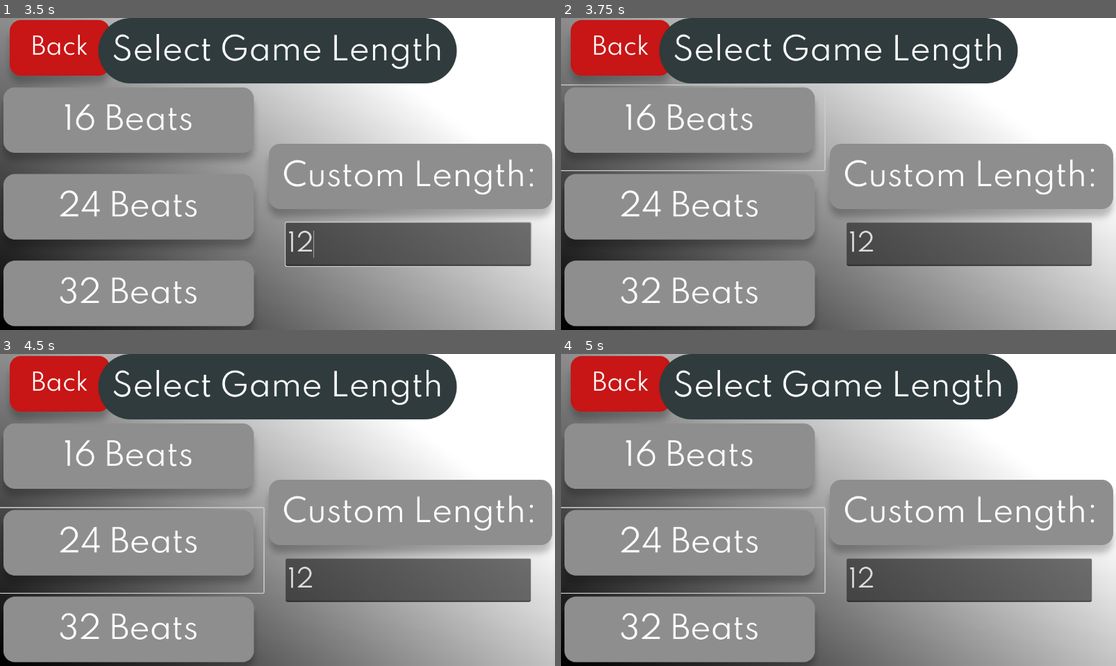
Above: before the commit, frames 1-4 (two rows, left to right).
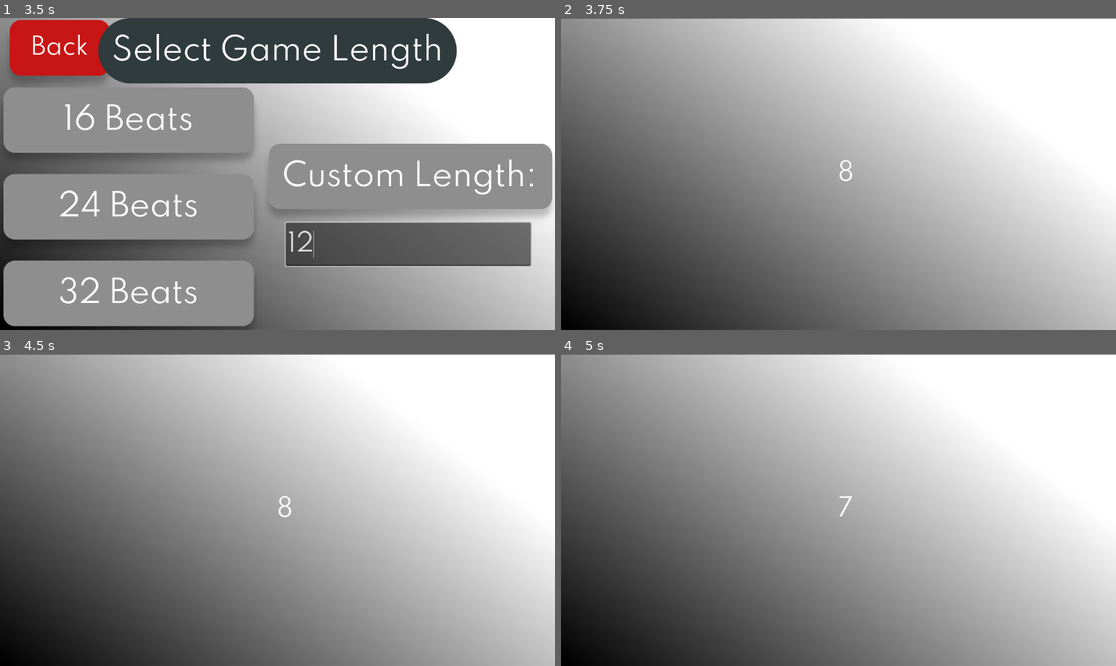
Above: after the commit, the same moments.

Repository: dbm19/tempo_trainer
Game: Godot game, scene res://main_menu.tscn
The game is run twice, just before and just after one commit, with the same random seed, the same clock (stepped at 60 frames per second) and the same inputs. The engine's default icon, where the game draws it, is replaced by a stand-in: a white triangle on a blue panel in a dark square.
Inputs (mouse positions are in pixels of both pictures, inside the frame that each line leads up to):
- Up to frame 1 (3.5 s): click (277, 164) at 0.5 s; click (410, 236) at 1.27 s; type "12" at 1.35 s; click (133, 127) at 2 s; click (410, 245) at 2.77 s; type "12" at 2.85 s
- Up to frame 2 (3.75 s): click (688, 127) at 3.5 s
- Up to frame 3 (4.5 s): click (127, 550) at 4.27 s
- Up to frame 4 (5 s): no input

Frame 1 is identical in both runs. In frame 2, 55% of the frame differs, in the area x 0-100%, y 0-99%; in frame 3, 55%; in frame 4, 55%.

Commit message:
Added functionality to game length select screen

Diff:
--- a/game_length_select.gd
+++ b/game_length_select.gd
@@ -13,3 +13,21 @@
 
 func _on_back_button_pressed() -> void:
 	get_tree().change_scene_to_file("res://bpm_select.tscn")
+
+
+func _on_sixteen_beats_button_pressed() -> void:
+	Global.selected_length = 16
+	get_tree().change_scene_to_file("res://game.tscn")
+
+func _on_twenty_four_beats_button_pressed() -> void:
+	Global.selected_length = 24
+	get_tree().change_scene_to_file("res://game.tscn")
+
+func _on_thirty_two_beats_button_pressed() -> void:
+	Global.selected_length = 32
+	get_tree().change_scene_to_file("res://game.tscn")
+
+
+func _on_length_input_text_submitted(new_text: String) -> void:
+	Global.selected_length = int(new_text)
+	get_tree().change_scene_to_file("res://game.tscn")
--- a/game_length_select.tscn
+++ b/game_length_select.tscn
@@ -118,4 +118,8 @@
 icon_alignment = 1
 script = ExtResource("9_tpicg")
 
+[connection signal="pressed" from="BpmButtonsContainer/SixteenBeatsButton" to="." method="_on_sixteen_beats_button_pressed"]
+[connection signal="pressed" from="BpmButtonsContainer/TwentyFourBeatsButton" to="." method="_on_twenty_four_beats_button_pressed"]
+[connection signal="pressed" from="BpmButtonsContainer/ThirtyTwoBeatsButton" to="." method="_on_thirty_two_beats_button_pressed"]
+[connection signal="text_submitted" from="LengthInput" to="." method="_on_length_input_text_submitted"]
 [connection signal="pressed" from="BackButton" to="." method="_on_back_button_pressed"]
--- a/game_screen.gd
+++ b/game_screen.gd
@@ -24,7 +24,7 @@
 	bass_drum_timer = get_node("BassDrum/BassDrumTimer")
 	countdown = get_node("Countdown")
 	eight_count = 8
-	number_of_beats = 32
+	number_of_beats = Global.selected_length
 	game_start = false
 	beat_sprite_scene = preload("res://beat_sprite.tscn")
 	sprite_positions[0] = get_node("SpritePositionOne")
